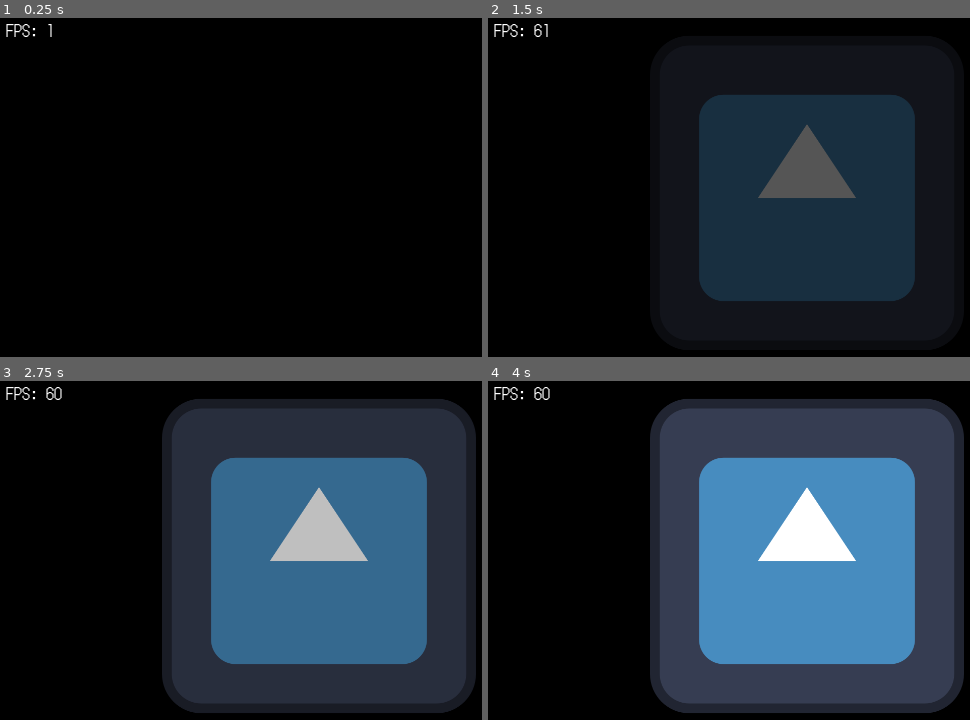
Above: before the commit, frames 1-4 (two rows, left to right).
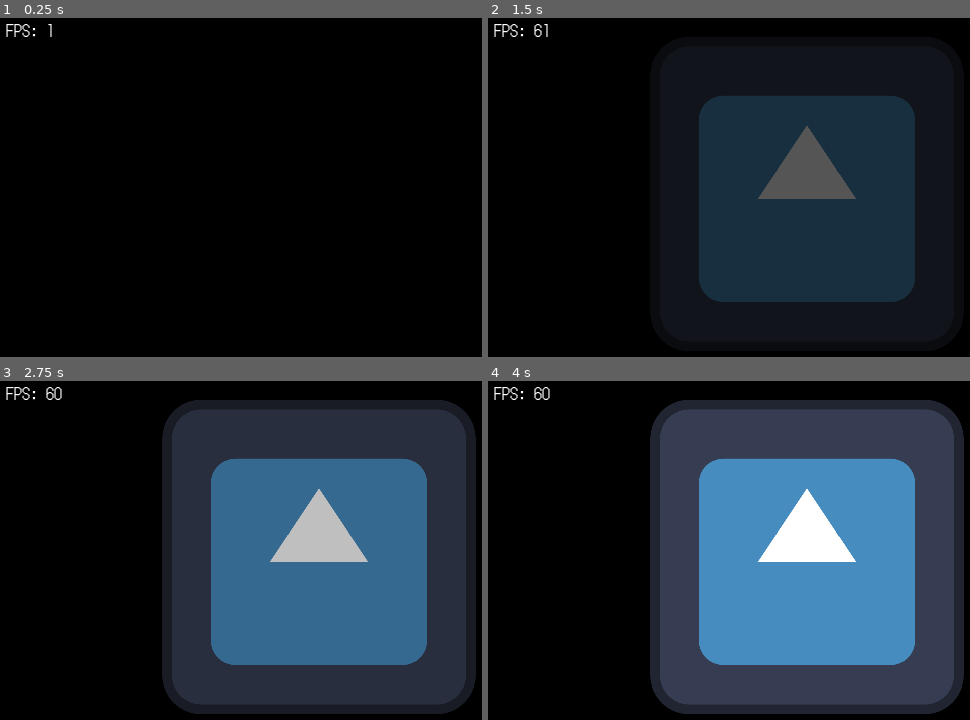
Above: after the commit, the same moments.

Repository: fitafunsoftware/project-fff
Game: Godot game, scene res://scenes/main_game.tscn
Same seed, same stepped clock (60 frames per second), same inputs: the game is played once before the commit and once after it. The engine's default icon, where the game draws it, is replaced by a stand-in: a white triangle on a blue panel in a dark square.
Inputs:
- Up to frame 1 (0.25 s): no input
- Up to frame 2 (1.5 s): tap Enter (start) at 0.5 s; hold D (dpright) 0.53-1.28 s; tap K (a) at 0.6, 1.35 s; hold Backspace (back) from 1.28 s (still down)
- Up to frame 3 (2.75 s): release Backspace (back) at 2.03 s; hold D (dpright) from 2.03 s (still down); hold Enter (start) from 2.03 s (still down); tap K (a) at 2.3 s
- Up to frame 4 (4 s): release D (dpright) at 2.78 s; release Enter (start) at 2.78 s; hold W (dpup) 2.78-3.53 s; tap K (a) at 2.85, 3.6 s; hold A (dpleft) from 3.53 s (still down)

The runs differ from the first frame. In frame 2, 0.4% of the frame differs, in the area x 43-89%, y 22-84%; in frame 3, 0.8%; in frame 4, 0.9%, in the area x 33-99%, y 5-99%.

Commit message:
Added integer scaling to game viewport.

Diff:
--- a/project.godot
+++ b/project.godot
@@ -30,13 +30,16 @@
 
 window/size/viewport_width=640
 window/size/viewport_height=360
+window/size/mode=3
 window/size/resizable=false
-window/size/borderless=true
 window/dpi/allow_hidpi=false
 
 [editor]
 
 run/main_run_args="--verbose --resolution 640x480"
+run/canvas_textures/default_texture_filter=1
+run/size/mode=0
+run/size/borderless=true
 
 [gui]
 
@@ -222,6 +225,7 @@
 camera/depth_of_field/depth_of_field_bokeh_shape=0
 2d/snap/snap_2d_transforms_to_pixel=true
 2d/snap/snap_2d_vertices_to_pixel=true
+textures/canvas_textures/default_texture_filter=0
 textures/vram_compression/import_s3tc=false
 textures/vram_compression/import_etc2=false
 2d/snapping/use_gpu_pixel_snap=true
--- /dev/null
+++ b/scenes/game_viewport_container.gd
@@ -0,0 +1,19 @@
+extends SubViewportContainer
+
+const BASE_SIZE := Vector2i(640, 360)
+
+@onready
+var window : Window = get_tree().get_root()
+
+
+func _ready():
+	_on_window_resized()
+	window.size_changed.connect(_on_window_resized)
+
+
+func _on_window_resized():
+	var window_scale : Vector2i = window.size/BASE_SIZE
+	var new_scale : int = int(min(window_scale.x, window_scale.y))
+
+	set_size(BASE_SIZE*new_scale)
+	stretch_shrink = new_scale
--- a/scenes/game_viewport_container.tscn
+++ b/scenes/game_viewport_container.tscn
@@ -1,28 +1,29 @@
-[gd_scene load_steps=3 format=3 uid="uid://cyj31r0l1ta27"]
+[gd_scene load_steps=4 format=3 uid="uid://cyj31r0l1ta27"]
 
 [ext_resource type="Script" path="res://scripts/game_viewport.gd" id="1_6igo6"]
+[ext_resource type="Script" path="res://scenes/game_viewport_container.gd" id="1_vuilk"]
 [ext_resource type="PackedScene" uid="uid://da6e60qvpx7sy" path="res://scenes/godot_splash.tscn" id="2_5qwqw"]
 
 [node name="GameViewportContainer" type="SubViewportContainer"]
+texture_filter = 1
 custom_minimum_size = Vector2(640, 360)
-anchors_preset = 8
-anchor_left = 0.5
-anchor_top = 0.5
-anchor_right = 0.5
-anchor_bottom = 0.5
-offset_left = -320.0
-offset_top = -180.0
-offset_right = 320.0
-offset_bottom = 180.0
+anchors_preset = 15
+anchor_right = 1.0
+anchor_bottom = 1.0
+offset_top = 1.0
+offset_bottom = 1.0
 grow_horizontal = 2
 grow_vertical = 2
 size_flags_horizontal = 4
 size_flags_vertical = 4
+stretch = true
+script = ExtResource("1_vuilk")
 
 [node name="GameViewport" type="SubViewport" parent="."]
 handle_input_locally = false
 snap_2d_transforms_to_pixel = true
 snap_2d_vertices_to_pixel = true
+canvas_item_default_texture_filter = 0
 size = Vector2i(640, 360)
 render_target_update_mode = 4
 script = ExtResource("1_6igo6")
--- a/scenes/world.tscn
+++ b/scenes/world.tscn
@@ -54,9 +54,9 @@
 
 [node name="Camera3D" type="Camera3D" parent="Camera3D"]
 transform = Transform3D(1, 0, 0, 0, 1, 0, 0, 0, 1, 0, 0, 20)
-keep_aspect = 0
 projection = 1
 current = true
+fov = 37.8493
 size = 5.0
 far = 100.0
 
--- a/shaders/horizontal.gdshader
+++ b/shaders/horizontal.gdshader
@@ -7,7 +7,7 @@
 global uniform float FLOOR_ANGLE;
 global uniform float MAX_ANGLE;
 
-uniform sampler2D sprite_texture : filter_nearest;
+uniform sampler2D sprite_texture : source_color, filter_nearest;
 
 float get_new_y(float z, float camera_z) {
 	float CURVE_RADIUS = CURVE_HEIGHT/0.1;
--- a/shaders/vertical.gdshader
+++ b/shaders/vertical.gdshader
@@ -7,7 +7,7 @@
 global uniform float FLOOR_ANGLE;
 global uniform float MAX_ANGLE;
 
-uniform sampler2D sprite_texture : filter_nearest;
+uniform sampler2D sprite_texture : source_color, filter_nearest;
 
 
 float get_new_y(float z, float camera_z) {
